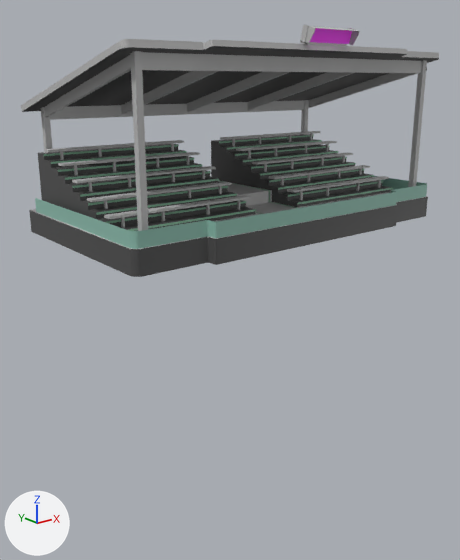
One commit to the FBX model Assets/Meshes/Mesh_Grandstand.fbx: the scene before it, then after it.
Both versions are drawn from a 50 mm lens placed at (-44.5, -53.0, 13.4), pointed at (-2.3, -0.3, -7.6). The lights are fixed; the arrows at lower left show +X, +Y and +Z. Where no turn or scale is listed for an object, it has been applied to the vertices.

In view in the first picture: 'Mesh_Grandstand'.
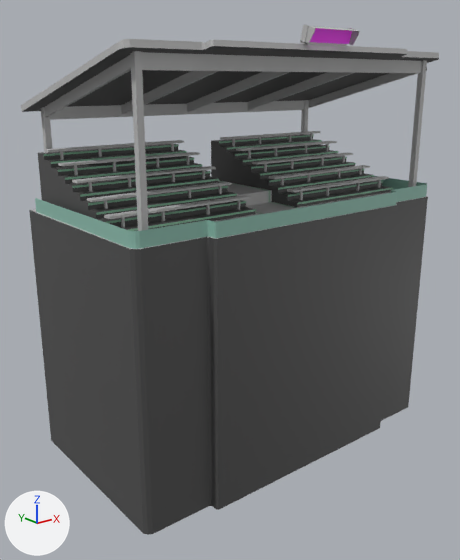
Edits to the scene script, one JSON object a line:
```json
{"block": "me_mesh", "where": "me_mesh.from_pydata(...)  # 932 vertices, 478 faces; spans x -19.8..19.8, y -11.7..11.7, z -9.9..9.8"}
{"block": "me_mesh", "where": "# used by ob_mesh_grandstand; location = (-0.1, -0.7, 8.2)"}
{"block": "me_mesh", "change": "me_mesh part 1: all 7 vertices in x -19.8..-12.3, y -10.4..-8.8, z -9.9 are moved by (0.0, 0.0, -24.8)"}
{"block": "me_mesh", "change": "me_mesh part 2: all 6 vertices in x 12.3..19.6, y -10.4..-9.2, z -9.9 are moved by (0.0, 0.0, -24.8)"}
{"block": "me_mesh", "change": "me_mesh part 3: the 1 vertex in x -19.8, y 11.7, z -9.9 is moved by (0.0, 0.0, -24.8)"}
```

Location of each change, [x1, y1, x2, y2] in pixels of the pictures (460 x 560 px; the box of a moved part takes in the faces that stretch with it):
```json
{"object": "Mesh_Grandstand", "change": "reshaped", "before": [21, 25, 439, 277], "after": [21, 25, 439, 535], "on screen": "102% taller"}
{"part": 1, "of": "me_mesh", "change": "moved or reshaped", "before": [130, 237, 217, 277], "after": [130, 237, 219, 535]}
{"part": 2, "of": "me_mesh", "change": "moved or reshaped", "before": [217, 197, 428, 265], "after": [217, 197, 428, 509]}
{"part": 3, "of": "me_mesh", "change": "moved or reshaped", "before": [29, 210, 131, 276], "after": [29, 210, 143, 533]}
```
